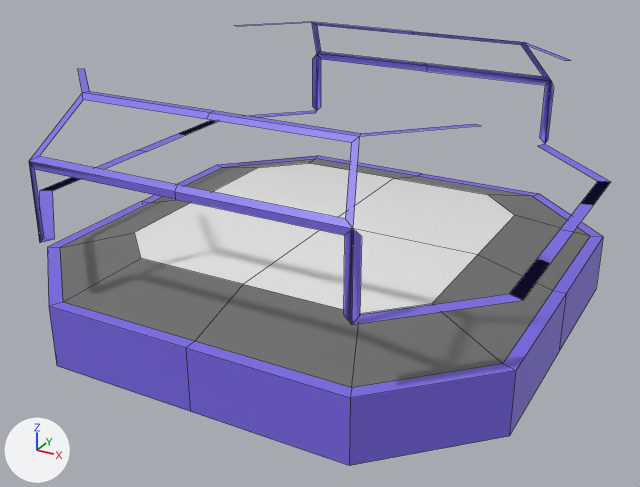
Two versions of the FBX model MeshSources/switcher.fbx, one commit apart.
Before and after are seen from a camera (50 mm lens) standing at (0.146, -0.272, 0.067) and looking at (0.001, -0.009, -0.064). Arrows for +X, +Y and +Z are at lower left; the lights stay in place. Mesh edges are drawn as thin lines. Where no turn or scale is listed for an object, it has been applied to the vertices.

In view in the first picture: 'Krychle'.
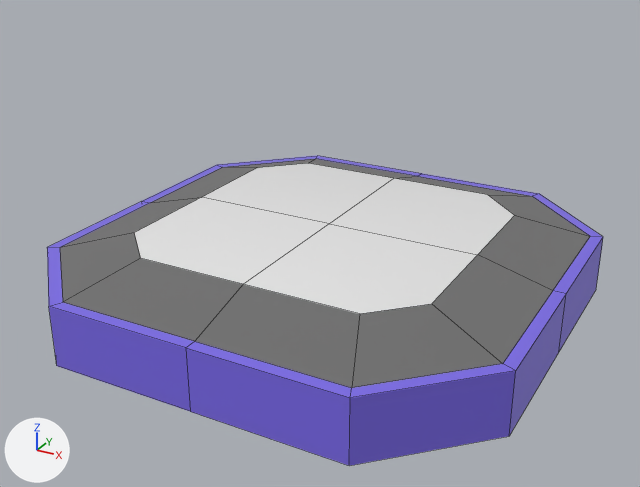
Scene script edits in JSON lines:
```json
{"block": "me_mesh", "where": "me_mesh.from_pydata(...)  # 126 vertices, 84 faces; spans x -0.09..0.09, y -0.09..0.09, z -0.09..0.0"}
{"block": "me_mesh", "where": "# used by ob_krychle; location = (0.0, 0.0, 0.0)"}
{"block": "me_mesh", "change": "me_mesh part 1: the loose piece of 76 vertices spanning x -0.09..0.09, y -0.09..0.09, z -0.045..0.0 is deleted"}
```

Boxes (x1, y1, x2, y2) around the edits, measured in the pictures (640 x 487 px):
```json
{"object": "Krychle", "change": "reshaped", "before": [29, 22, 611, 466], "after": [47, 156, 603, 466], "on screen": "30% shorter"}
{"part": 1, "of": "me_mesh", "change": "deleted", "before": [29, 22, 611, 325], "on screen": "blue"}
```
